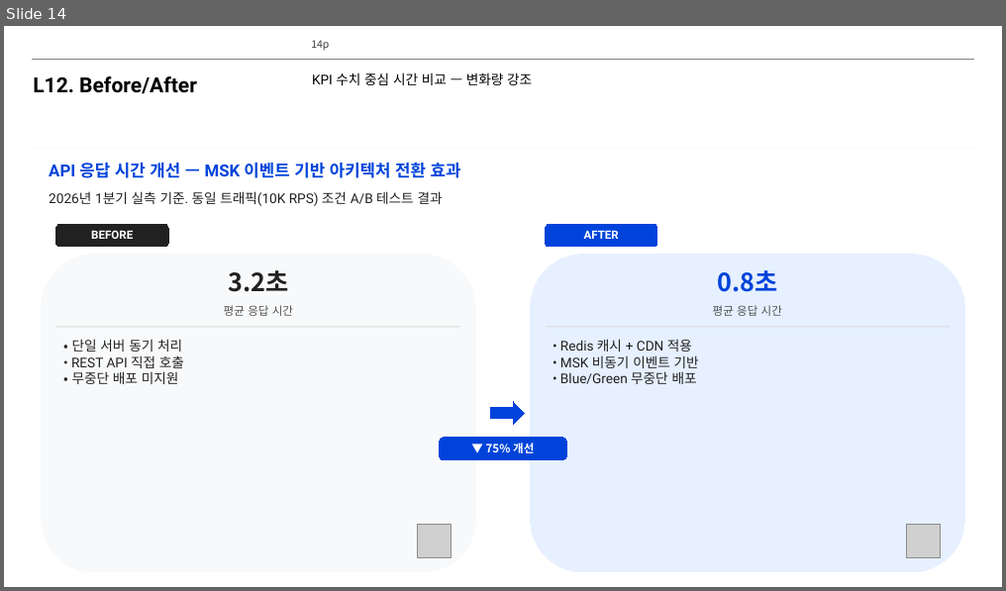
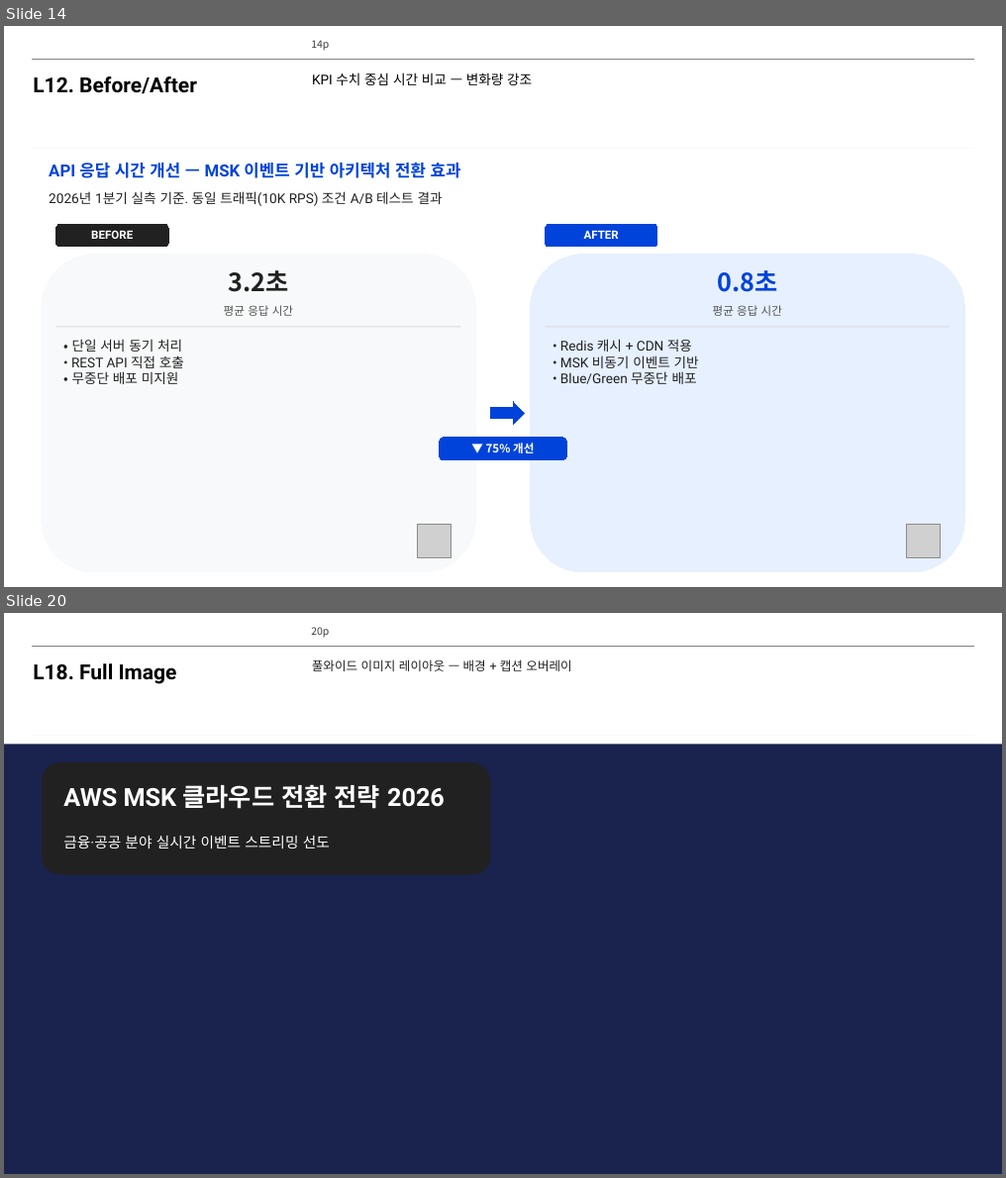
Before and after one commit to lhs6395-hslee/project-steer, a slide deck: results/pptx/AWS_MSK_Expert_Intro.pptx. Shown one above the other, each under a label of ours: slide 14 before the commit, slides 14 and 20 after it; the slides between them are not shown. The pictures are 1006x591 and 1006x1178 pixels, drawn with LibreOffice and Linux fonts; fonts in the diff are those of the drawing; grey boxes stand for pictures; background and template pictures are left out. Boxes give left, top, right and bottom in pixels: in the first picture for what was removed or moved away, otherwise in the second. Text is boxed around its words. In the diff, an @@ line names an element or a change of style, - is before the commit and + after.

```diff
--- a/results/pptx/AWS_MSK_Expert_Intro.pptx
+++ b/results/pptx/AWS_MSK_Expert_Intro.pptx
@@ slide 20 added at [4, 613, 1002, 1174], background #FFFFFF; not listed: 3 template elements that a slide beside it also shows @@
@@ text added at [33, 663, 177, 684], 20 pt, text #000000, bold @@
+L18. Full Image
@@ text added at [312, 660, 571, 671], 12 pt, text #212121 @@
+풀와이드 이미지 레이아웃 — 배경 + 캡션 오버레이
@@ rectangle added at [4, 744, 1002, 1174], fill #1A234E @@
@@ rounded rectangle added at [42, 762, 491, 875], fill #212121 @@
@@ text added at [63, 784, 445, 809], 24 pt, text #FFFFFF, bold @@
+AWS MSK 클라우드 전환 전략 2026
@@ text added at [63, 836, 330, 849], 14 pt, text #FFFFFF @@
+금융·공공 분야 실시간 이벤트 스트리밍 선도
```
Also in this commit, not shown: 8 slides changed, 7 other slides added, 9 other files.
